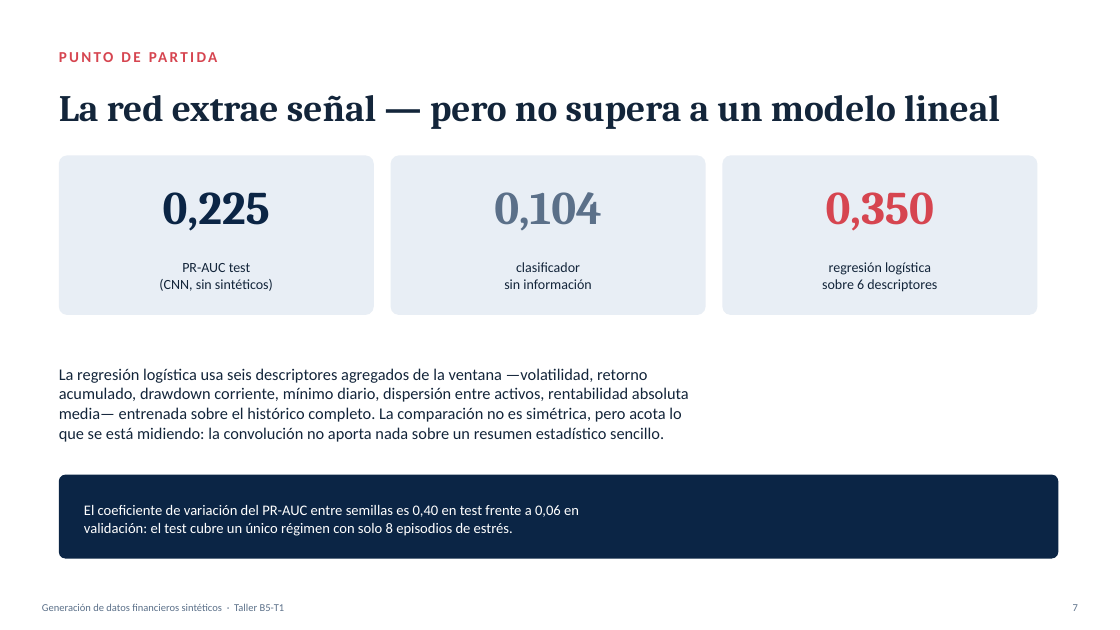
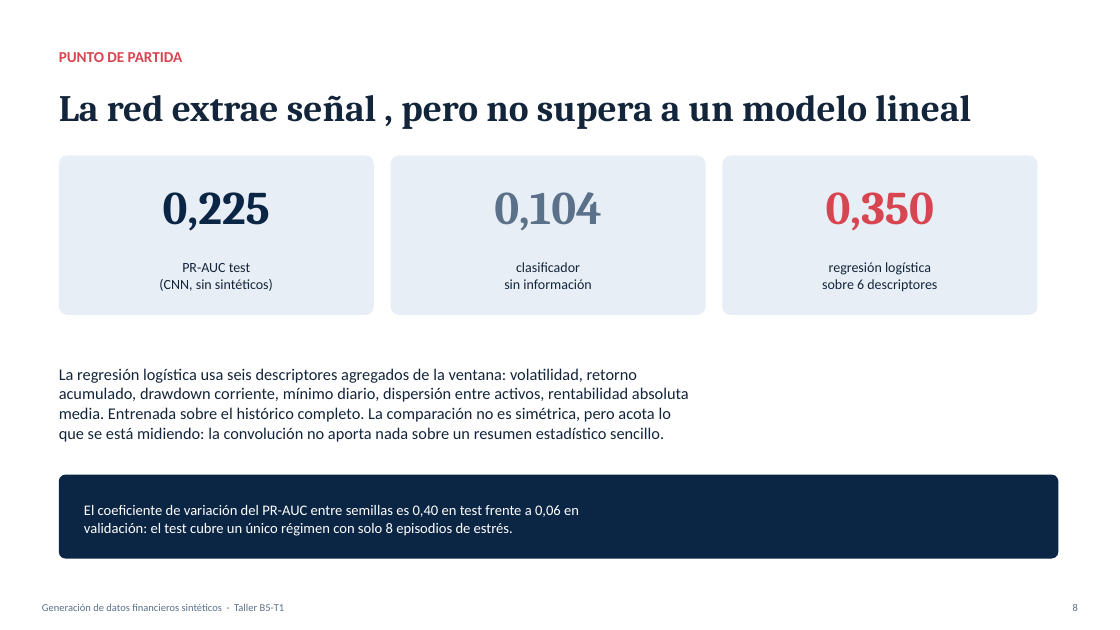
Before and after one commit to raulrodriguezlr/B5-T1, a slide deck: slide 8 of B5-T1_presentacion.pptx (slide 7 before the commit). Drawn at 1120x630 pixels with LibreOffice and Linux fonts; fonts in the diff are those of the drawing. Boxes give left, top, right and bottom in pixels: in the first picture for what was removed or moved away, otherwise in the second. Text is boxed around its words. In the diff, an @@ line names an element or a change of style, - is before the commit and + after.

```diff
--- a/B5-T1_presentacion.pptx
+++ b/B5-T1_presentacion.pptx
@@ text "PUNTO DE PARTIDA" at <box>59,52,182,62</box>: letter spacing 2 to 0 pt @@
@@ text at <box>59,95,971,129</box>: text changed @@
-La red extrae señal — pero no supera a un modelo lineal
+La red extrae señal , pero no supera a un modelo lineal
@@ text at <box>59,368,637,383</box>: text changed @@
-La regresión logística usa seis descriptores agregados de la ventana —volatilidad, retorno
+La regresión logística usa seis descriptores agregados de la ventana: volatilidad, retorno
@@ text at <box>59,407,671,422</box>: text changed @@
-media— entrenada sobre el histórico completo. La comparación no es simétrica, pero acota lo
+media. Entrenada sobre el histórico completo. La comparación no es simétrica, pero acota lo
@@ text at <box>1073,604,1078,611</box>: text changed @@
-7
+8
```
Also in this commit, not shown: 12 other slides changed, 1 slide added, 2 other files.
